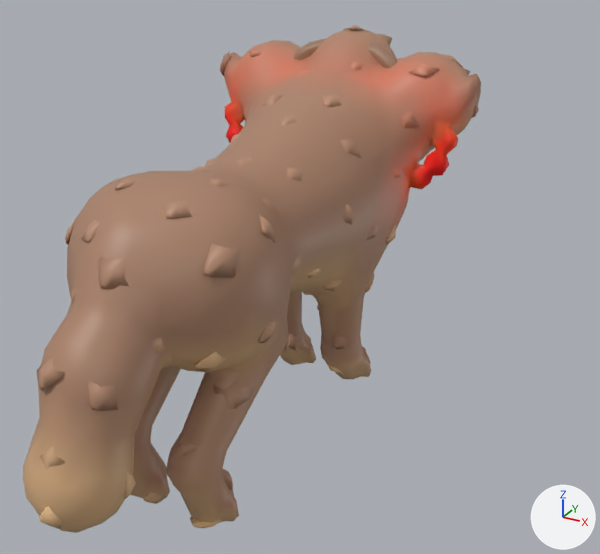
The glTF model game/art/models/battle/cerberus.glb as it was, and as the next commit left it.
Before and after are seen from a 50 mm lens placed at (0.966, -1.538, 1.191), pointed at (0.106, 0.026, 0.409). Lighting does not change. The marker at lower right points along +X, +Y and +Z. The picture after the commit comes second.

The older version as bpy lines, for what is in view:
```python
me_cerberus_movie = bpy.data.meshes.new('cerberus_movie')
me_cerberus_movie.from_pydata(...)  # 3980 vertices, 7220 faces; spans x -0.37..0.368, y -0.779..0.641, z -0.043..0.917
me_cerberus_movie.materials.append(mat_defaultmaterial)
ob_cerberus_movie = bpy.data.objects.new('cerberus_movie', me_cerberus_movie)
ob_cerberus_movie.location = (0.0, 0.05, 0.0)
```
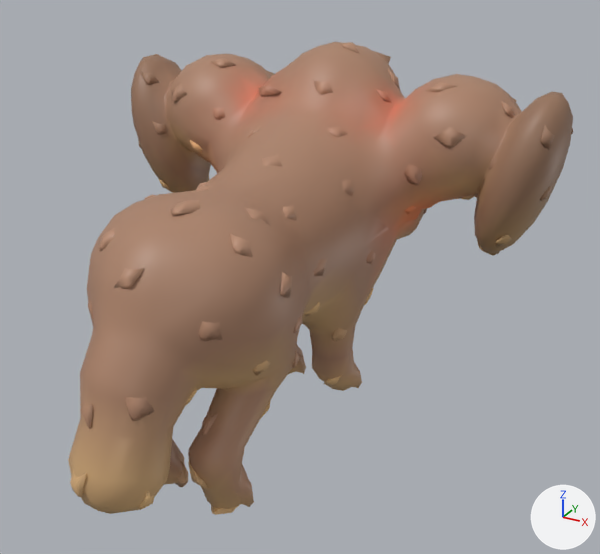
Where the change shows, as pixel boxes (x1, y1, x2, y2) in the pictures (600 x 554 px; the box of a moved part takes in the faces that stretch with it):
'cerberus_movie', reshaped (10% wider, 7% shorter): before (23, 25, 481, 533); after (68, 42, 573, 515)
part 1 of me_cerberus_movie, moved or reshaped: before (262, 95, 284, 106); after (141, 71, 159, 85)
part 2 of me_cerberus_movie, moved or reshaped: before (287, 167, 304, 181); after (283, 206, 297, 220)
part 3 of me_cerberus_movie, moved or reshaped (not visible before): after (502, 101, 514, 118)
part 4 of me_cerberus_movie, moved or reshaped: before (213, 382, 254, 409); after (253, 360, 271, 376)
part 5 of me_cerberus_movie, moved or reshaped: before (153, 337, 166, 354); after (114, 268, 144, 289)
part 6 of me_cerberus_movie, moved or reshaped: before (367, 225, 379, 240); after (496, 235, 512, 247)
part 7 of me_cerberus_movie, moved or reshaped: before (190, 516, 221, 528); after (175, 460, 188, 488)
part 8 of me_cerberus_movie, rebuilt (10% wider, 6% shorter): before (23, 30, 481, 533); after (68, 42, 573, 514)
part 9 of me_cerberus_movie, deleted (mostly hidden): before (37, 25, 463, 530)
part 10 of me_cerberus_movie, reshaped (mostly hidden): before (262, 38, 398, 214); after (70, 42, 573, 515)

What changed in the scene script:
```text
Change me_cerberus_movie:
    used by ob_cerberus_movie; location = (0.0, 0.05, 0.0)
    remove me_cerberus_movie.from_pydata(...)  # 3980 vertices, 7220 faces; spans x -0.37..0.368, y -0.779..0.641, z -0.043..0.917
    add me_cerberus_movie.from_pydata(...)  # 4036 vertices, 7300 faces; spans x -0.61..0.607, y -0.672..0.587, z -0.041..0.889
    me_cerberus_movie part 1: the loose piece of 13 vertices spanning x -0.126..-0.053, y 0.151..0.222, z 0.738..0.781 is multiplied about its middle by the matrix ((0.345, -0.065, 0.606), (0.099, 0.693, 0.018), (-0.601, 0.077, 0.35)), then moved by (-0.437, 0.073, 0.012)
    me_cerberus_movie part 2: the loose piece of 13 vertices spanning x 0.079..0.131, y -0.093..-0.015, z 0.638..0.682 is multiplied about its middle by the matrix ((0.829, -0.204, 0.001), (0.203, 0.827, -0.059), (0.014, 0.057, 0.852)), then moved by (0.019, -0.06, -0.064)
    me_cerberus_movie part 3: the loose piece of 13 vertices spanning x 0.179..0.255, y 0.387..0.443, z 0.597..0.65 is multiplied about its middle by the matrix ((-0.174, 0.218, -0.698), (-0.188, 0.68, 0.259), (0.707, 0.235, -0.103)), then moved by (0.242, -0.091, 0.144)
    me_cerberus_movie part 4: the loose piece of 13 vertices spanning x 0.091..0.168, y -0.39..-0.323, z 0.258..0.311 is multiplied about its middle by the matrix ((0.099, -0.552, 0.66), (-0.153, 0.642, 0.56), (-0.847, -0.181, -0.024)), then moved by (0.049, 0.038, 0.065)
    me_cerberus_movie part 5: the loose piece of 13 vertices spanning x 0.077..0.106, y -0.562..-0.519, z 0.429..0.499 is multiplied about its middle by the matrix ((-0.596, -0.639, -0.618), (-0.603, 0.837, -0.284), (0.653, 0.19, -0.826)), then moved by (-0.091, 0.049, 0.1)
    me_cerberus_movie part 6: the loose piece of 13 vertices spanning x 0.179..0.21, y 0.148..0.215, z 0.445..0.519 is multiplied about its middle by the matrix ((0.682, -0.018, 0.514), (-0.15, 0.81, 0.227), (-0.492, -0.271, 0.643)), then moved by (0.311, 0.075, 0.006)
    me_cerberus_movie part 7: the loose piece of 13 vertices spanning x 0.053..0.132, y -0.457..-0.408, z -0.028..0.005 is multiplied about its middle by the matrix ((0.119, -1.012, -0.293), (0.216, 0.312, -0.99), (1.031, 0.052, 0.241)), then moved by (-0.128, 0.097, 0.013)
    me_cerberus_movie part 8: the loose piece of 1298 vertices spanning x -0.366..0.368, y -0.776..0.641, z -0.031..0.909 is rebuilt with 1302 vertices and now spans x -0.609..0.607, y -0.666..0.587, z -0.035..0.885
    me_cerberus_movie part 9: 98 loose pieces with 1805 vertices, spanning x -0.37..0.298, y -0.779..0.641, z -0.043..0.917, are deleted
    me_cerberus_movie part 10: 183 vertices removed from x -0.335..0.173, y -0.239..0.508, z 0.54..0.888; 2040 vertices added at x -0.61..0.6, y -0.672..0.56, z -0.04..0.889
    other edits to the shape of me_cerberus_movie do not show in these pictures
```
